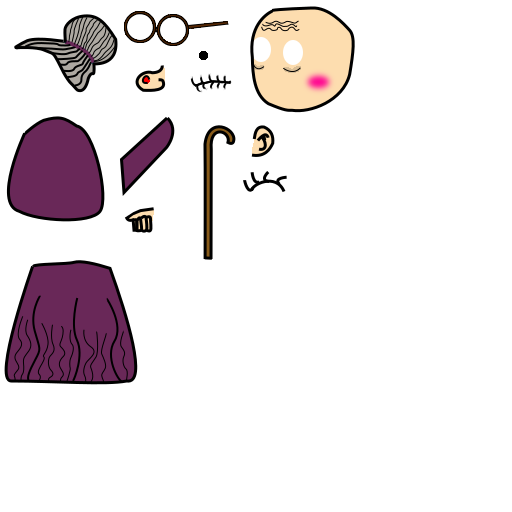
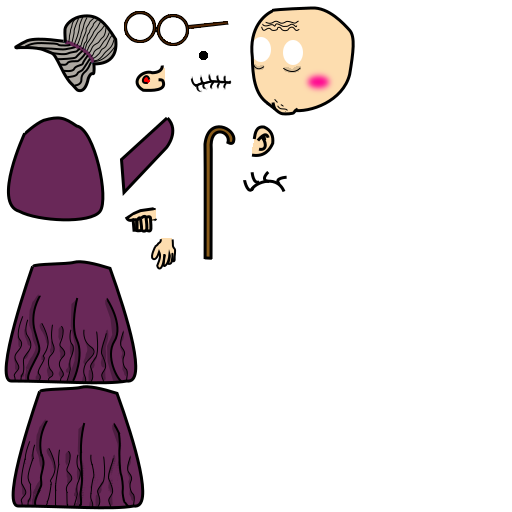
Two versions of the same layered image (512×512). Layer-by-layer changes:
added layer "shin" above "Head" over [271,99,298,116]
painted on "Head" over [266,101,297,112]
added layer "BottomDressShadow" above "BottomDress2" over [14,294,127,381]
added layer "BottomDress2" above "BottomDressS2hadow" over [11,385,145,510]
added layer "BottomDressS2hadow" above "ArmDress" over [21,419,135,507]
painted on "Hand" over [151,207,177,270]
painted on "Color" over [14,103,295,507]
